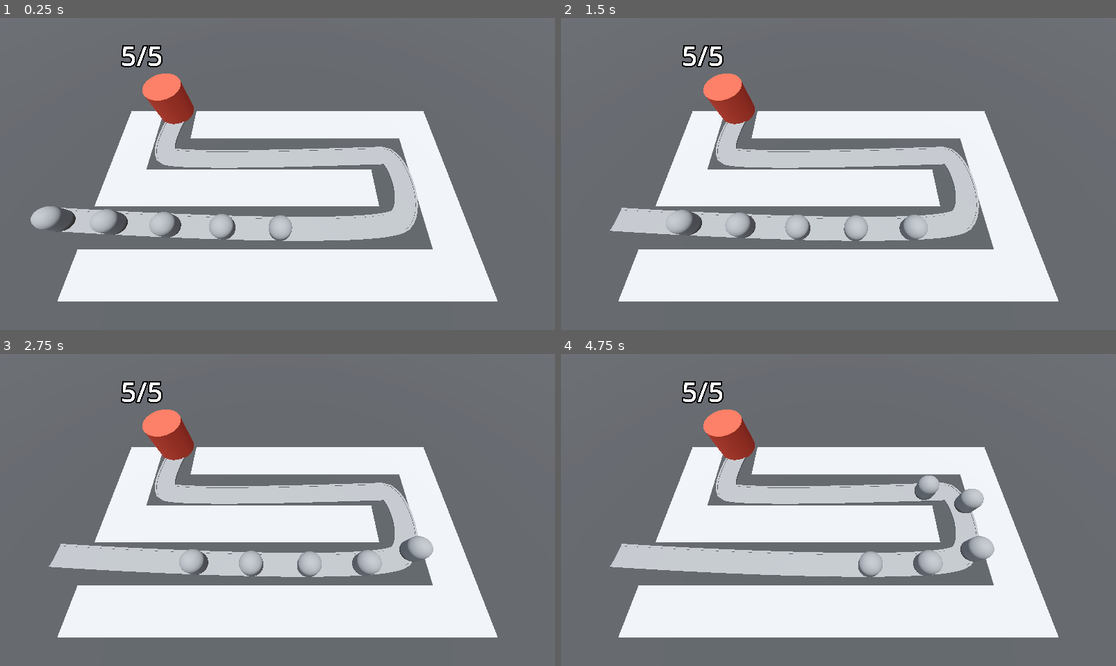
Above: before the commit, frames 1-4 (two rows, left to right).
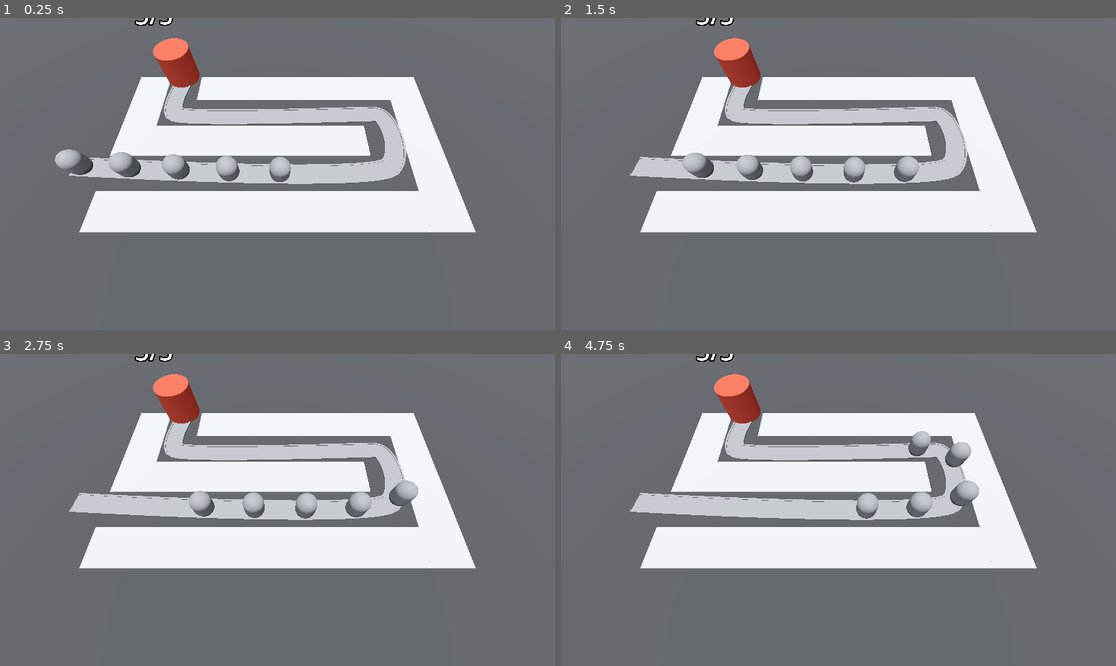
Above: after the commit, the same moments.

Repository: AlexanderMendivil/barbarian_blaster
Game: Godot game, scene res://BaseLevel.tscn
Same seed, same stepped clock (60 frames per second), same inputs: the game is played once before the commit and once after it.
Inputs (mouse positions are in pixels of both pictures, inside the frame that each line leads up to):
- Up to frame 1 (0.25 s): no input
- Up to frame 2 (1.5 s): move the mouse to (960, 158) at 0.52 s; click (960, 158) at 0.6 s; move the mouse to (727, 189) at 1.27 s; click (727, 189) at 1.35 s
- Up to frame 3 (2.75 s): move the mouse to (333, 441) at 2.02 s; click (333, 441) at 2.1 s
- Up to frame 4 (4.75 s): move the mouse to (810, 572) at 2.77 s; click (810, 572) at 2.85 s; move the mouse to (1005, 556) at 3.52 s; click (1005, 556) at 3.6 s; move the mouse to (672, 463) at 4.27 s; click (672, 463) at 4.35 s

The runs differ from the first frame. In frame 1, 37% of the frame differs, in the area x 5-90%, y 0-91%; in frame 2, 37%; in frame 3, 37%; in frame 4, 37%, in the area x 8-90%, y 0-91%.

Commit message:
click events

Diff:
--- a/BaseLevel.tscn
+++ b/BaseLevel.tscn
@@ -101,11 +101,11 @@
 transform = Transform3D(-4.3711e-08, 0, -0.99999, 0, 1, 0, 0.99999, 0, -4.3711e-08, -22.9908, 0, 5.56411)
 
 [node name="Enemy2" parent="Path3D" instance=ExtResource("2_0dfw4")]
-transform = Transform3D(-0.052919, 0, -0.998589, 0, 1, 0, 0.998589, 0, -0.052919, -17.9992, 0, 5.85155)
+transform = Transform3D(-0.0529189, 0, -0.998588, 0, 1, 0, 0.998588, 0, -0.0529189, -17.9992, 0, 5.85155)
 progress = 5.0
 
 [node name="Enemy3" parent="Path3D" instance=ExtResource("2_0dfw4")]
-transform = Transform3D(-0.0441234, 0, -0.999016, 0, 1, 0, 0.999016, 0, -0.0441234, -13.0051, 0, 6.09462)
+transform = Transform3D(-0.0441234, 0, -0.999015, 0, 1, 0, 0.999015, 0, -0.0441234, -13.0051, 0, 6.09462)
 progress = 10.0
 
 [node name="Enemy4" parent="Path3D" instance=ExtResource("2_0dfw4")]
@@ -113,7 +113,7 @@
 progress = 15.0
 
 [node name="Enemy5" parent="Path3D" instance=ExtResource("2_0dfw4")]
-transform = Transform3D(-0.0175664, 0, -0.999836, 0, 1, 0, 0.999836, 0, -0.0175664, -3.01053, 0, 6.41921)
+transform = Transform3D(-0.0175663, 0, -0.999835, 0, 1, 0, 0.999835, 0, -0.0175663, -3.01053, 0, 6.41921)
 progress = 20.0
 
 [node name="Base" parent="." instance=ExtResource("3_bkals")]
--- a/RayPickerCamera/ray_picker_camera.gd
+++ b/RayPickerCamera/ray_picker_camera.gd
@@ -1,15 +1,20 @@
 extends Camera3D
 
 @onready var ray_cast_3d: RayCast3D = $RayCast3D
-
-func _ready() -> void:
-	pass # Replace with function body.
-
 
 func _process(_delta: float) -> void:
 	var mouse_position:Vector2 = get_viewport().get_mouse_position()
 	ray_cast_3d.target_position = project_local_ray_normal(mouse_position) * 100
 	ray_cast_3d.force_raycast_update()
 
-	printt(ray_cast_3d.get_collider(), ray_cast_3d.get_collision_point())
-	pass
+	if ray_cast_3d.is_colliding():
+		Input.set_default_cursor_shape(Input.CURSOR_POINTING_HAND)
+		var collider = ray_cast_3d.get_collider()
+		if collider is GridMap && Input.is_action_just_pressed('click'):
+			print("click")
+			var collision_point = ray_cast_3d.get_collision_point()
+			var cell = collider.local_to_map(collision_point)
+			if  collider.get_cell_item(cell) == 0:
+				collider.set_cell_item(cell, 1)
+	else:
+		Input.set_default_cursor_shape(Input.CURSOR_ARROW)
--- a/RayPickerCamera/ray_picker_camera.tscn
+++ b/RayPickerCamera/ray_picker_camera.tscn
@@ -3,8 +3,8 @@
 [ext_resource type="Script" path="res://RayPickerCamera/ray_picker_camera.gd" id="1_6fnxn"]
 
 [node name="RayPickerCamera" type="Camera3D"]
-transform = Transform3D(1, 0, 0, 0, 0.422618, 0.906308, 0, -0.906308, 0.422618, 0, 20.5, 14.5962)
+transform = Transform3D(1, 0, 0, 0, 0.422618, 0.906308, 0, -0.906308, 0.422618, 0, 20, 20)
 script = ExtResource("1_6fnxn")
 
 [node name="RayCast3D" type="RayCast3D" parent="."]
-target_position = Vector3(0, -1, -4)
+target_position = Vector3(0, 0, -2)
--- a/project.godot
+++ b/project.godot
@@ -14,3 +14,11 @@
 run/main_scene="res://BaseLevel.tscn"
 config/features=PackedStringArray("4.1", "Forward Plus")
 config/icon="res://icon.svg"
+
+[input]
+
+click={
+"deadzone": 0.5,
+"events": [Object(InputEventMouseButton,"resource_local_to_scene":false,"resource_name":"","device":-1,"window_id":0,"alt_pressed":false,"shift_pressed":false,"ctrl_pressed":false,"meta_pressed":false,"button_mask":1,"position":Vector2(284, 6),"global_position":Vector2(288, 49),"factor":1.0,"button_index":1,"canceled":false,"pressed":true,"double_click":false,"script":null)
+]
+}
--- /dev/null
+++ b/utils/inputs.gd
@@ -0,0 +1,2 @@
+class Inputs:
+    static var CLICK_EVENT: String = 'click'
Not shown: 4 places in MeshLibraries/SpaceLibrary.tres that only renumber resources
